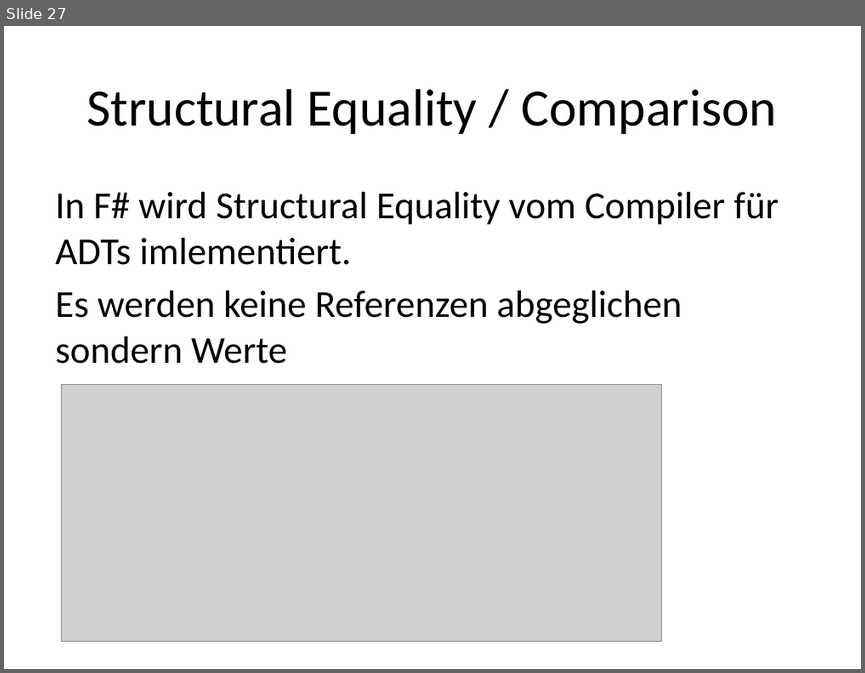
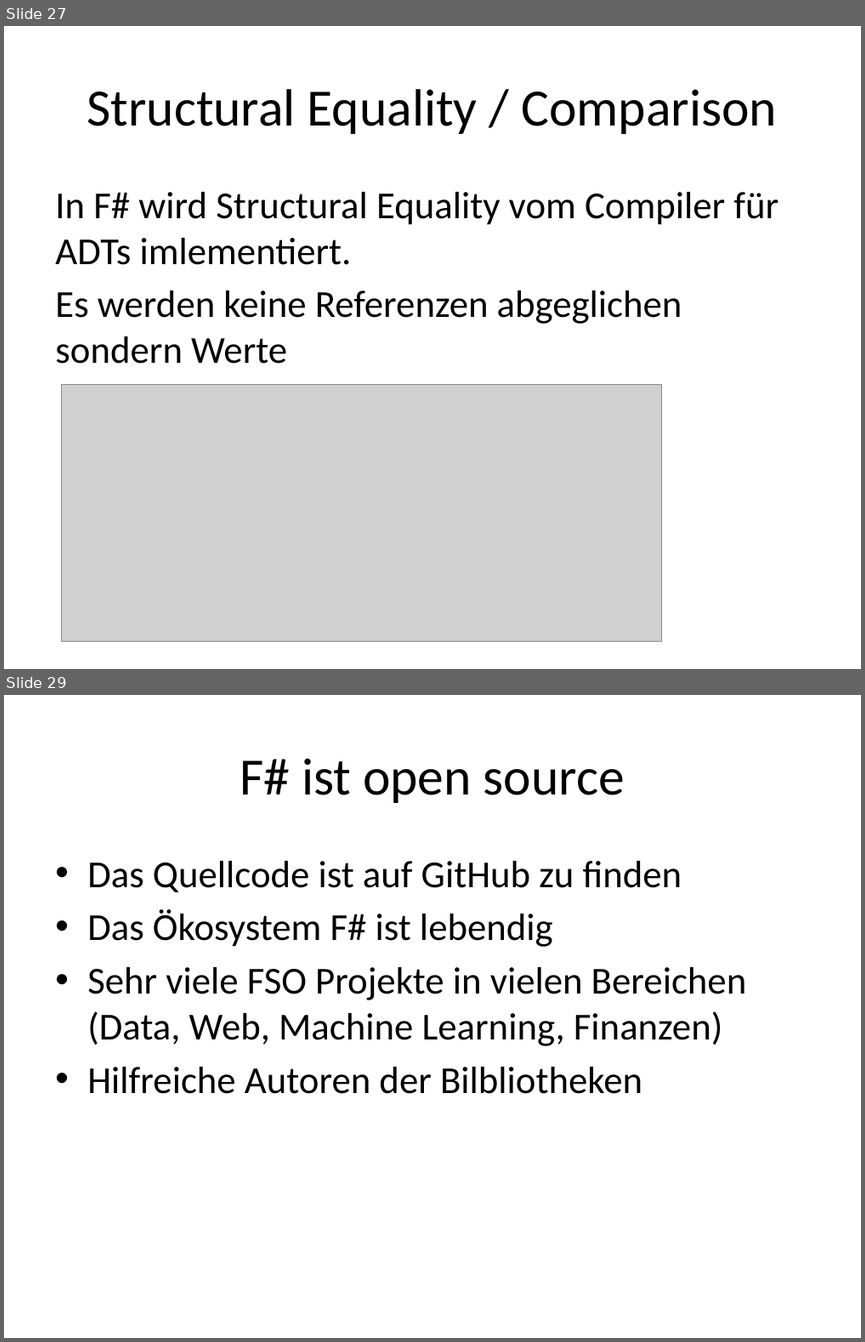
Before and after one commit to ronaldboehm/talks, a slide deck: 20151202/Einführung20151202.pptx. Shown one above the other, each under a label of ours: slide 27 before the commit, slides 27 and 29 after it; the slides between them are not shown. The pictures are 865x673 and 865x1342 pixels, drawn with LibreOffice and Linux fonts; fonts in the diff are those of the drawing; grey boxes stand for pictures. Boxes give left, top, right and bottom in pixels: in the first picture for what was removed or moved away, otherwise in the second. Text is boxed around its words. In the diff, an @@ line names an element or a change of style, - is before the commit and + after.

```diff
--- a/20151202/Einführung20151202.pptx
+++ b/20151202/Einführung20151202.pptx
@@ slide 29 added at (4,695,861,1338), background #FFFFFF @@
@@ title added at (239,758,624,803), 44 pt, text #000000 @@
+F# ist open source
@@ text added at (87,861,747,1094), 32 pt, text #000000 @@
+• Das Quellcode ist auf GitHub zu finden
+• Das Ökosystem F# ist lebendig
+• Sehr viele FSO Projekte in vielen Bereichen (Data, Web, Machine Learning, Finanzen)
+• Hilfreiche Autoren der Bilbliotheken
```
Also in this commit, not shown: 1 other slide added.
